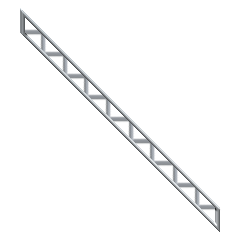
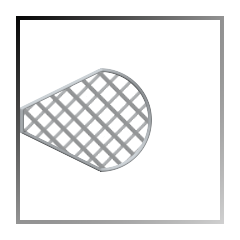
Revision of a layered 240×240 image; what changed, layer by layer:
showed "Frame" over [16, 16, 224, 224]
hid "SlantDown" over [20, 8, 220, 232]
hid "SlantDownStruts" over [25, 29, 222, 211]
added layer "TransitionBox" above "TransitionStruts" over [20, 68, 152, 172]
added layer "TransitionStruts" above "StrutsGridRotated" over [23, 69, 150, 170]
showed "Background" over [16, 8, 224, 232]
